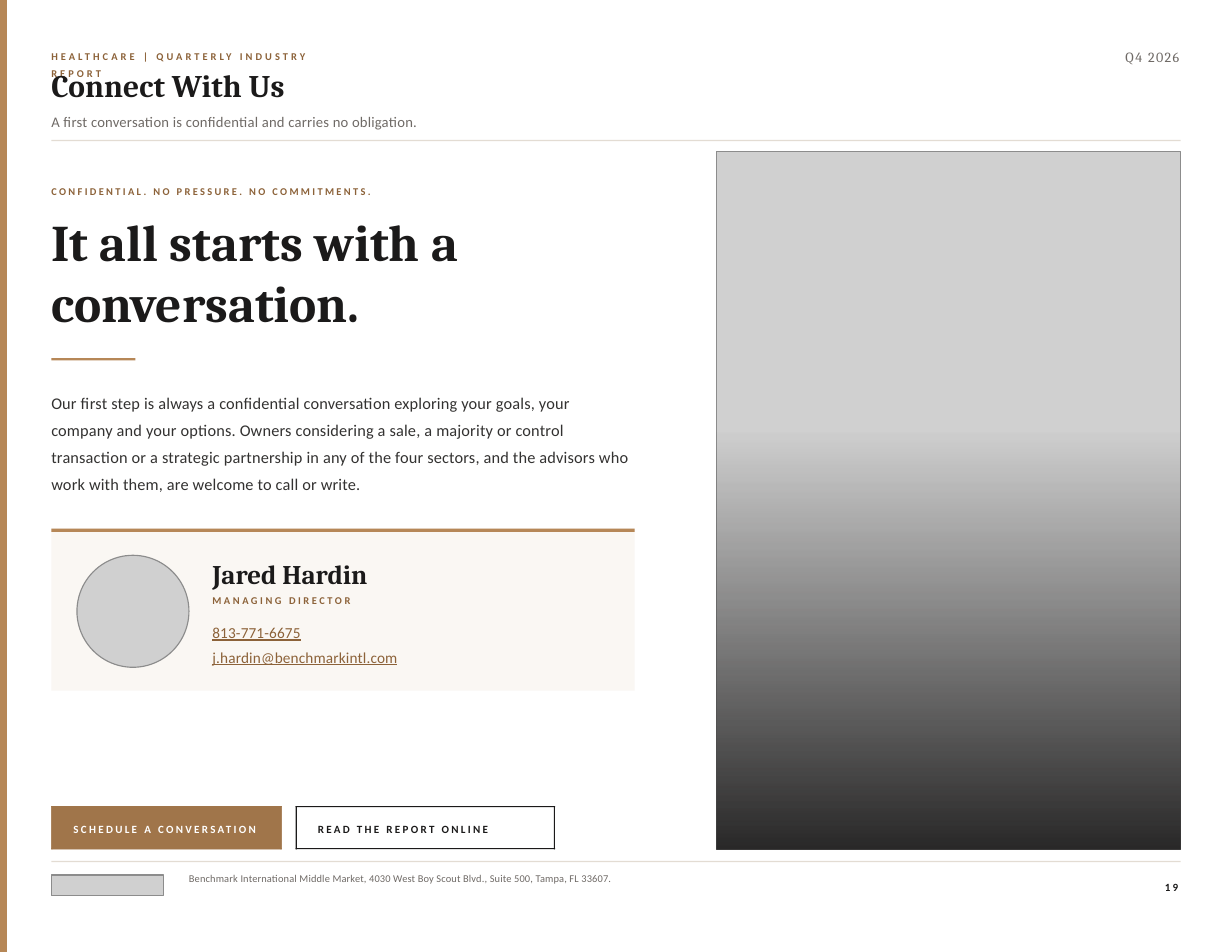
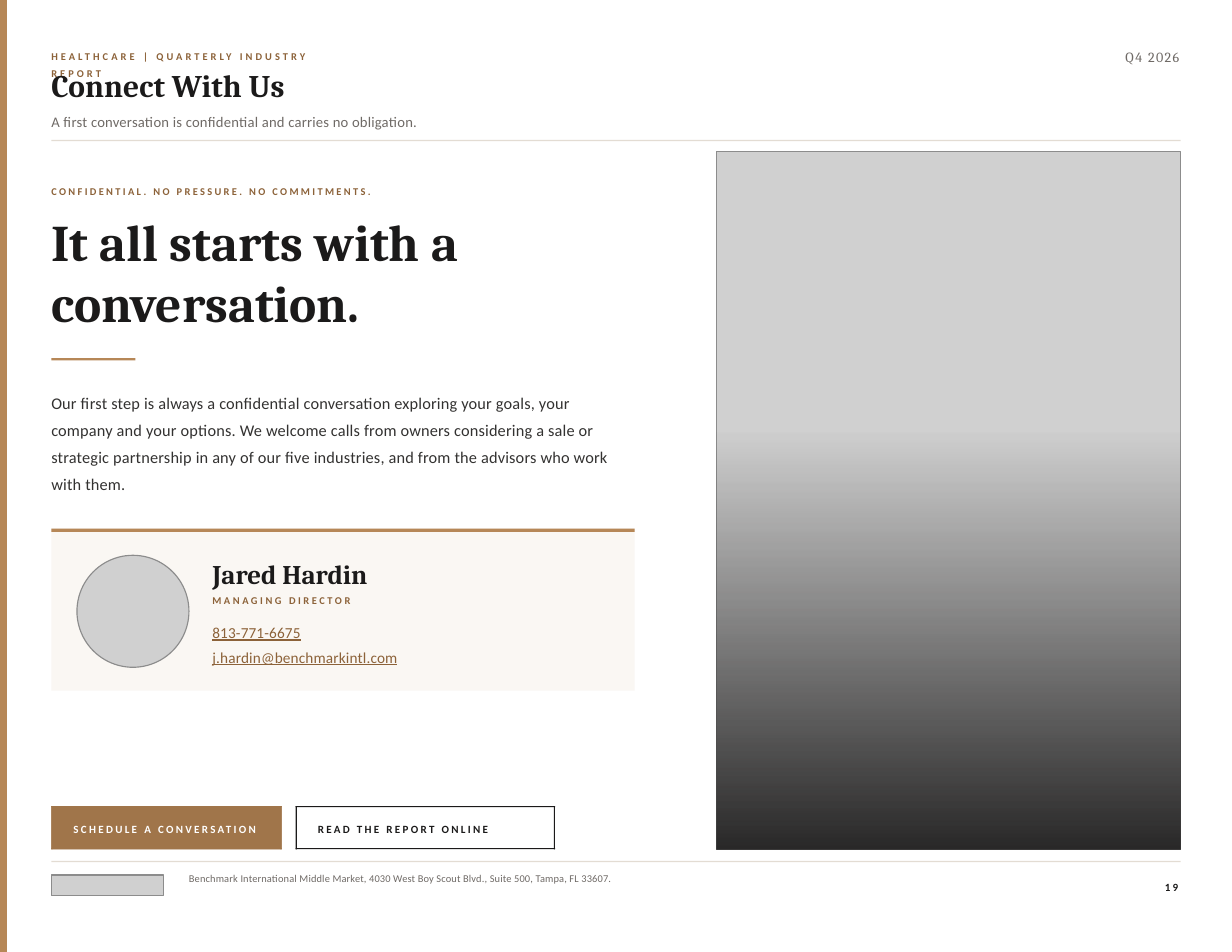
Before and after one commit to jp-hardin/about, a slide deck: slide 19 of mid-market-practice/_build/reports/healthcare-q4-2026/brief.pptx. Drawn at 1232x952 pixels with LibreOffice and Linux fonts; fonts in the diff are those of the drawing; grey boxes stand for pictures. Boxes give left, top, right and bottom in pixels: in the first picture for what was removed or moved away, otherwise in the second. Text is boxed around its words. In the diff, an @@ line names an element or a change of style, - is before the commit and + after.

```diff
--- a/mid-market-practice/_build/reports/healthcare-q4-2026/brief.pptx
+++ b/mid-market-practice/_build/reports/healthcare-q4-2026/brief.pptx
@@ text at <box>51,397,608,490</box>: text changed @@
-Our first step is always a confidential conversation exploring your goals, your company and your options. Owners considering a sale, a majority or control transaction or a strategic partnership in any of the four sectors, and the advisors who work with them, are welcome to call or write.
+Our first step is always a confidential conversation exploring your goals, your company and your options. We welcome calls from owners considering a sale or strategic partnership in any of our five industries, and from the advisors who work with them.
```
Also in this commit, not shown: 2 other slides changed, 31 other files.
